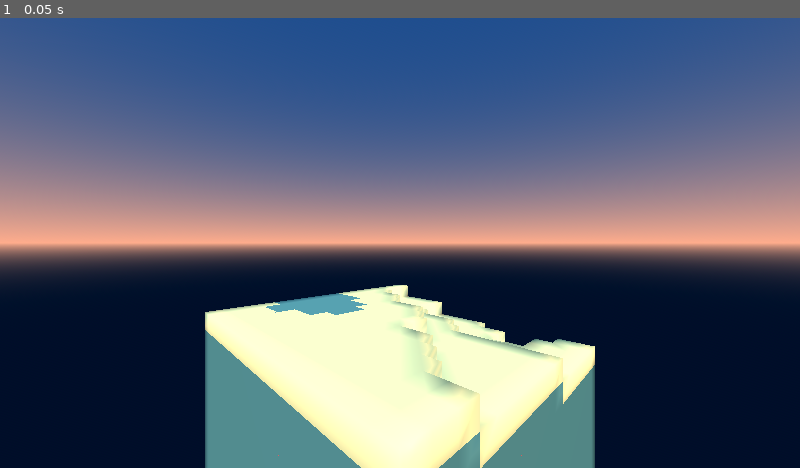
Above: before the commit, frame 1.
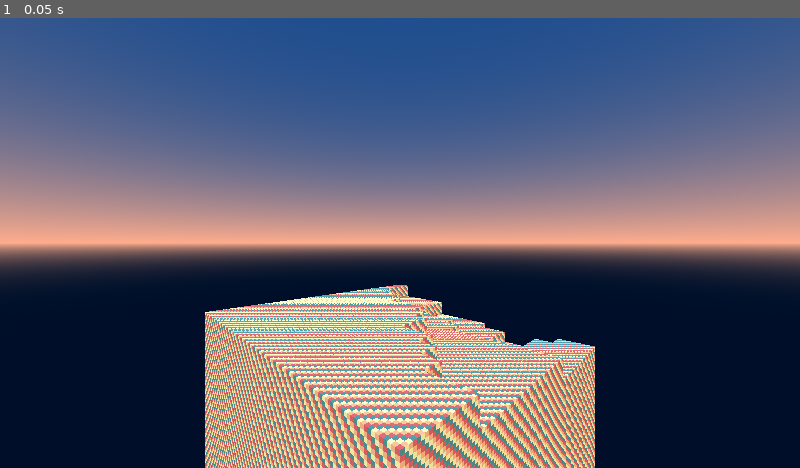
Above: after the commit, the same moment.

Repository: Lost-Rabbit-Digital/The_Voxel_Project
Game: Godot game, scene res://scenes/game.tscn
Two runs of this game, one before a commit and one after it. Both use one fixed random seed, a clock stepped at 60 frames per second and the inputs below.
Inputs:
- Up to frame 1 (0.05 s): no input

The runs differ from the first frame. In frame 1, 13% of the frame differs, in the area x 25-75%, y 59-100%.

Commit message:
Fixed face-rendering for voxels

Diff:
--- a/snc_project/project.godot
+++ b/snc_project/project.godot
@@ -37,6 +37,16 @@
 "events": [Object(InputEventKey,"resource_local_to_scene":false,"resource_name":"","device":-1,"window_id":0,"alt_press …(192 unchanged characters)…
 ]
 }
+reset_world={
+"deadzone": 0.2,
+"events": [Object(InputEventKey,"resource_local_to_scene":false,"resource_name":"","device":-1,"window_id":0,"alt_pressed":false,"shift_pressed":false,"ctrl_pressed":false,"meta_pressed":false,"pressed":false,"keycode":0,"physical_keycode":82,"key_label":0,"unicode":114,"location":0,"echo":false,"script":null)
+]
+}
+wireframe_view={
+"deadzone": 0.2,
+"events": [Object(InputEventKey,"resource_local_to_scene":false,"resource_name":"","device":-1,"window_id":0,"alt_pressed":false,"shift_pressed":false,"ctrl_pressed":false,"meta_pressed":false,"pressed":false,"keycode":0,"physical_keycode":86,"key_label":0,"unicode":118,"location":0,"echo":false,"script":null)
+]
+}
 
 [rendering]
 
--- a/snc_project/scripts/voxels/chunk_mesh_builder.gd
+++ b/snc_project/scripts/voxels/chunk_mesh_builder.gd
@@ -183,8 +183,9 @@
 		print("No vertices added to mesh")
 		return null
 
-	# Generate normals and create the mesh
-	surface_tool.generate_normals()
+	# IMPORTANT: Remove this line - we don't want to generate smooth normals
+	# surface_tool.generate_normals()
+
 	surface_tool.index()
 
 	var array_mesh := surface_tool.commit()
@@ -196,6 +197,12 @@
 	if not material:
 		printerr("Failed to get material")
 		return null
+
+	# Adjust material settings for sharper shading
+	material.roughness = 1.0
+	material.metallic = 0.0
+	material.metallic_specular = 0.0
+	material.shading_mode = BaseMaterial3D.SHADING_MODE_PER_VERTEX
 
 	array_mesh.surface_set_material(0, material)
 
@@ -264,11 +271,9 @@
 		var check_pos = chunk_pos + face.check_dir
 
 		if _should_add_face(check_pos, chunk_data):
-			var uvs = _get_face_uvs(face_name, voxel_type)
-
 			# Add vertices for the face
 			for i in range(face.vertices.size()):
-				# Set normal and UV before adding vertex
+				# Important: DON'T interpolate normals - use exact face normal
 				surface_tool.set_normal(face.normal)
-				surface_tool.set_uv(uvs[i])  # Use corresponding UV for each vertex
+				surface_tool.set_uv(_uv_arrays.default[i])
 				surface_tool.add_vertex(face.vertices[i] + world_pos)
